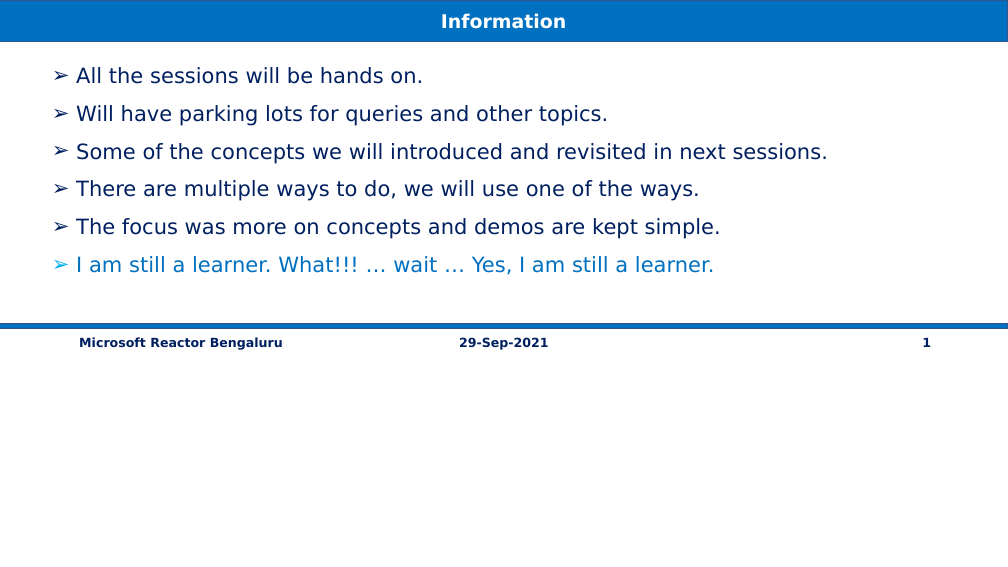
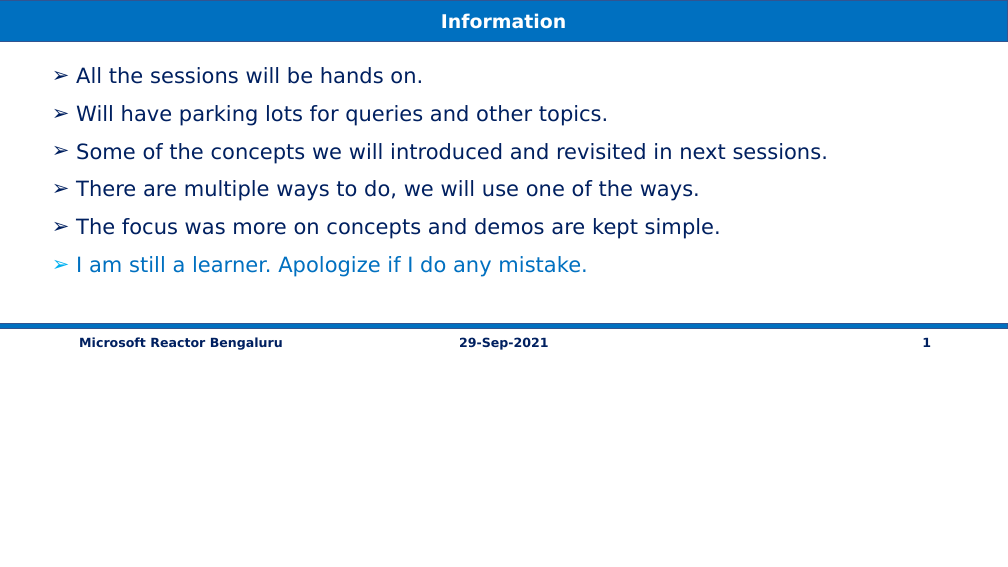
Before and after one commit to vishipayyallore/speaker_series_2021, a slide deck: slide 1 of MicrosoftReactor/Demos.pptx. Drawn at 1008x567 pixels with LibreOffice and Linux fonts; fonts in the diff are those of the drawing. Boxes give left, top, right and bottom in pixels: in the first picture for what was removed or moved away, otherwise in the second. Text is boxed around its words. In the diff, an @@ line names an element or a change of style, - is before the commit and + after.

```diff
--- a/MicrosoftReactor/Demos.pptx
+++ b/MicrosoftReactor/Demos.pptx
@@ text at box(76, 256, 587, 277): text changed @@
-  ➢ I am still a learner. What!!! … wait … Yes, I am still a learner.
+  ➢ I am still a learner. Apologize if I do any mistake.
```
Also in this commit, not shown: 1 other slide changed, 1 slide added, 5 other files.
